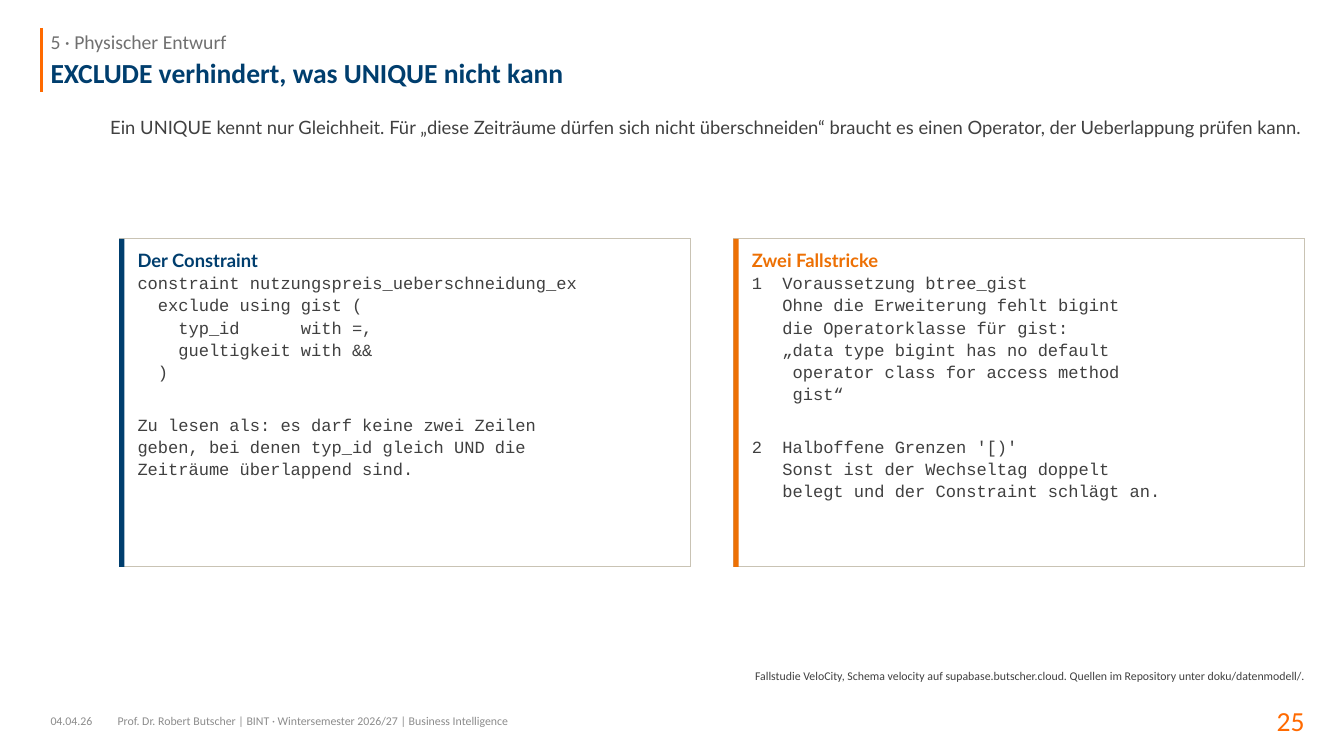
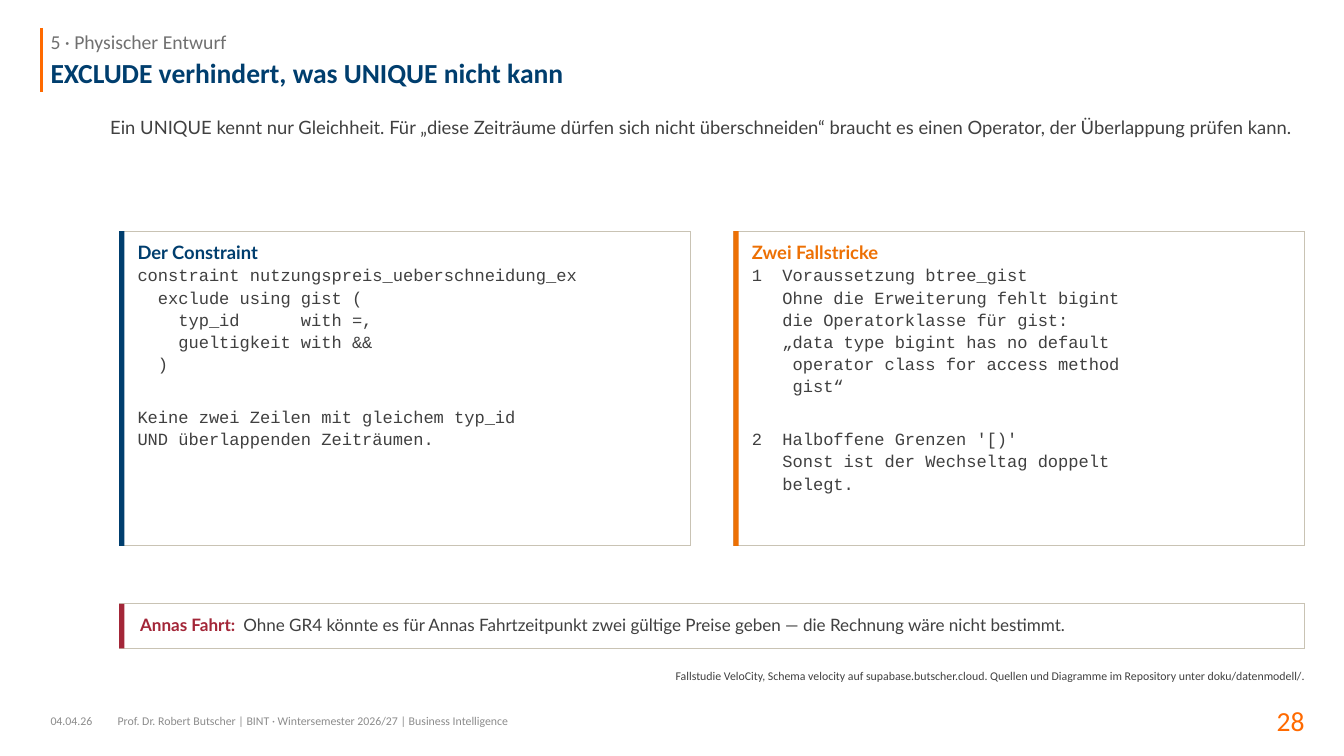
Before and after one commit to swrobuts/velocity-fallstudie, a slide deck: slide 28 of slides/velocity-datenbankentwurf.pptx (slide 25 before the commit). Drawn at 1344x756 pixels with LibreOffice and Linux fonts; fonts in the diff are those of the drawing. Boxes give left, top, right and bottom in pixels: in the first picture for what was removed or moved away, otherwise in the second. Text is boxed around its words. In the diff, an @@ line names an element or a change of style, - is before the commit and + after.

```diff
--- a/slides/velocity-datenbankentwurf.pptx
+++ b/slides/velocity-datenbankentwurf.pptx
@@ text at (110,119,1291,138): text changed @@
-Ein UNIQUE kennt nur Gleichheit. Für „diese Zeiträume dürfen sich nicht überschneiden“ braucht es einen Operator, der Ueberlappung prüfen kann.
+Ein UNIQUE kennt nur Gleichheit. Für „diese Zeiträume dürfen sich nicht überschneiden“ braucht es einen Operator, der Überlappung prüfen kann.
@@ rectangle: place and size @@
-rectangle at (119,239,690,567)
+rectangle at (119,231,690,545)
@@ rectangle: place and size @@
-rectangle at (119,239,125,567)
+rectangle at (119,231,125,545)
@@ rectangle: place and size @@
-rectangle at (733,239,1304,567)
+rectangle at (733,231,1304,545)
@@ rectangle: place and size @@
-rectangle at (733,239,739,567)
+rectangle at (733,231,739,545)
@@ text "Der Constraint": place and size @@
-text "Der Constraint" at (138,253,577,479)
+text "Der Constraint" at (138,245,577,449)
@@ text "Zwei Fallstricke": place and size @@
-text "Zwei Fallstricke" at (752,253,1161,501)
+text "Zwei Fallstricke" at (752,245,1119,494)
@@ text at (138,411,515,449): text changed @@
-Zu lesen als: es darf keine zwei Zeilen
-geben, bei denen typ_id gleich UND die
-Zeiträume überlappend sind.
+Keine zwei Zeilen mit gleichem typ_id
+UND überlappenden Zeiträumen.
@@ text at (782,477,854,494): text changed @@
-belegt und der Constraint schlägt an.
+belegt.
@@ rectangle added at (119,604,1305,648), fill #FFFFFF, outline #C9C3B4 0.75 pt @@
@@ rectangle added at (119,604,125,648), fill #A32638 @@
@@ text added at (140,618,1065,634), 13 pt, text #404040 @@
+Annas Fahrt: Ohne GR4 könnte es für Annas Fahrtzeitpunkt zwei gültige Preise geben — die Rechnung wäre nicht bestimmt.
@@ text at (676,672,1305,682): text changed @@
-Fallstudie VeloCity, Schema velocity auf supabase.butscher.cloud. Quellen im Repository unter doku/datenmodell/.
+Fallstudie VeloCity, Schema velocity auf supabase.butscher.cloud. Quellen und Diagramme im Repository unter doku/datenmodell/.
@@ page number at (1277,712,1305,732): text changed @@
-25
+28
```
Also in this commit, not shown: 20 other slides changed, 22 slides added, 18 slides removed, 39 other files.
